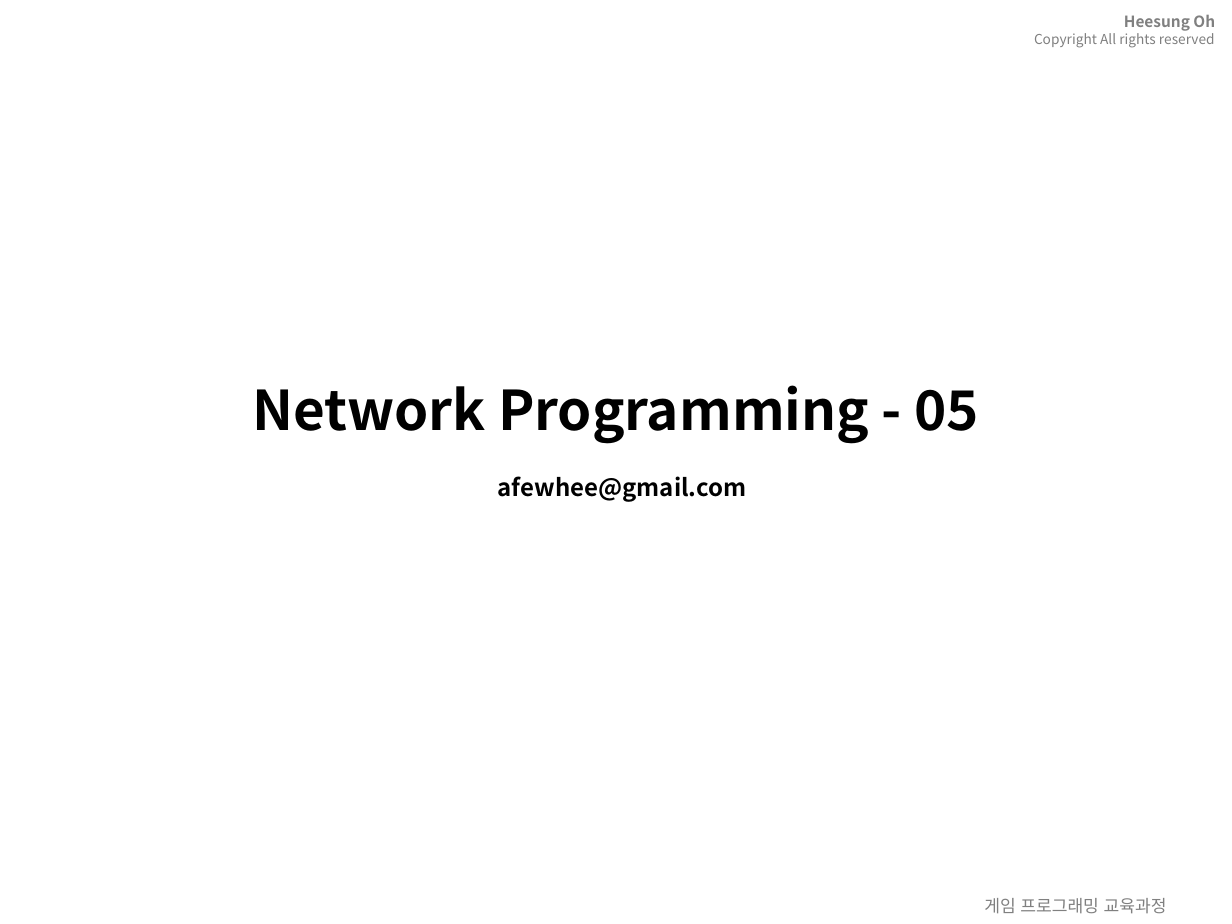
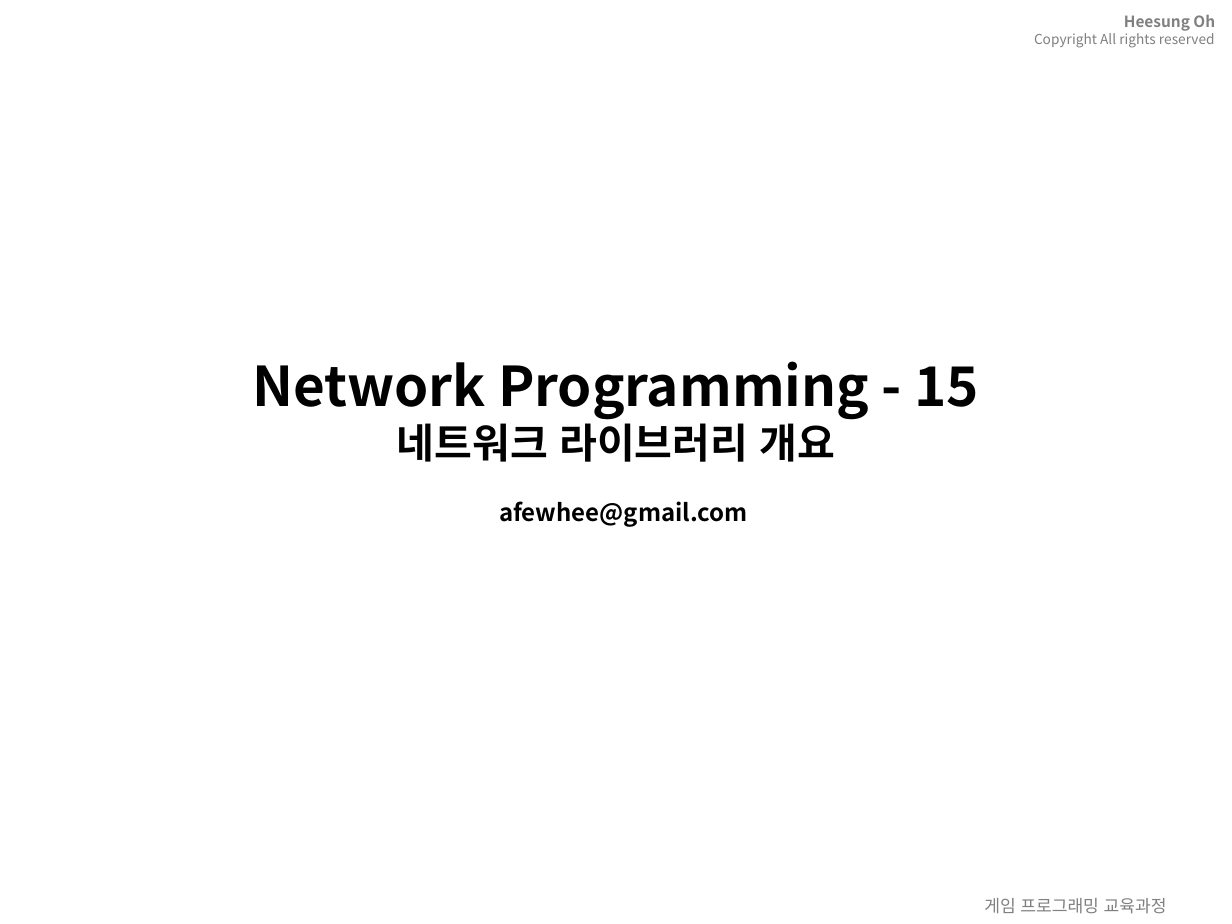
Before and after one commit to 3dapi/dv05_netlib, a slide deck: slide 1 of ppt/_network_15.pptx. Drawn at 1232x924 pixels with LibreOffice and Linux fonts; fonts in the diff are those of the drawing; background and template pictures are left out. Boxes give left, top, right and bottom in pixels: in the first picture for what was removed or moved away, otherwise in the second. Text is boxed around its words. In the diff, an @@ line names an element or a change of style, - is before the commit and + after.

```diff
--- a/ppt/_network_15.pptx
+++ b/ppt/_network_15.pptx
@@ title at (252,361,980,527): text changed @@
-Network Programming - 05
-afewhee@gmail.com
+Network Programming - 15
+네트워크 라이브러리 개요
+afewhee@gmail.com
```
Also in this commit, not shown: 10 other slides changed, 54 other files.
